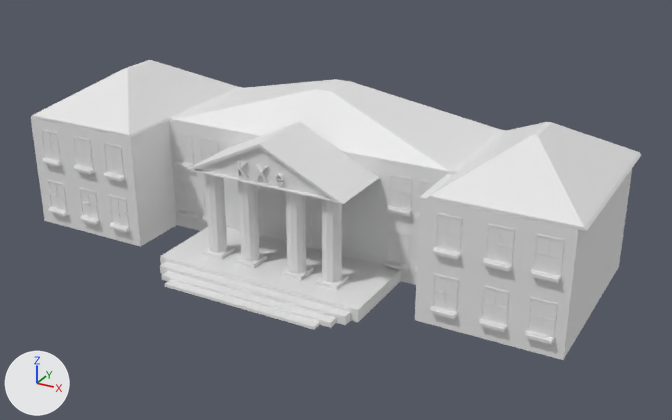
An edit to the Blender file ISUGDCF16/Assets/Models/FratHouse.blend, drawn before and after from the same camera.
Both versions are drawn from a 50 mm camera at (21.5, -38.8, 20.8) aimed at (1.6, -2.7, 2.7). Every picture has the same lights, and +X, +Y and +Z are marked at lower left. Text is drawn in Blender's own font.
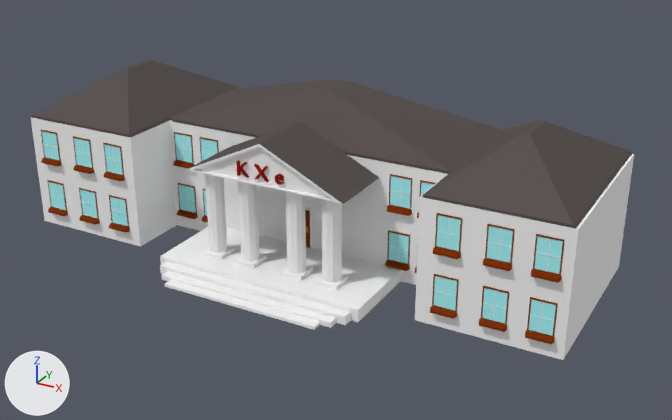
What differs and where, as boxes (x1, y1, x2, y2) in the pictures (672 x 420 px):
'Cube.008', reshaped, modifiers changed: before (31, 60, 641, 231); after (31, 60, 632, 228)
part 1 of me_cube_009, added: after (308, 80, 501, 174)
part 2 of me_cube_009, added: after (422, 121, 632, 228)
part 3 of me_cube_009, recoloured (white to grey): before (31, 60, 641, 231); after (31, 60, 343, 138)
part 4 of me_cube_002, recoloured (white to grey): (188, 122, 380, 204) in both
part 5 of me_cube_002, recoloured (grey to white): (186, 144, 342, 204) in both
part 6 of me_cube_010, recoloured (grey to cyan): (42, 131, 218, 226) in both
part 7 of me_cube_010, recoloured (grey to cyan): (390, 176, 563, 274) in both
part 8 of me_cube_010, recoloured (grey to cyan): (389, 232, 556, 336) in both
part 9 of me_cube_010, recoloured: (50, 183, 207, 220) in both
part 10 of me_cube_010, recoloured: (43, 136, 215, 171) in both
part 11 of me_cube_010, recoloured: (390, 239, 554, 333) in both
part 12 of me_cube_010, recoloured: (390, 178, 560, 271) in both
part 13 of me_cube_010, recoloured (white to brown): (41, 129, 564, 344) in both

The change in detail:
Material 'Material.001' (mat_material_001) is new.
Its base color is (0.319, 0.00913, 0.00561) (red #991811).
Material 'Material.003' (mat_material_003) is new.
Its base color is (0.93, 0.93, 0.93) (white #f7f7f7).
Material 'Material.005' (mat_material_005) is new.
Its base color is (0.246, 0.0406, 0.00522) (brown #883910).
Material 'Material.004' (mat_material_004) is new.
Its base color is (0.386, 0.939, 0.973) (cyan #a7f8fc).
Material 'Material.002' (mat_material_002) is new.
Its base color is (0.107, 0.0908, 0.0887) (dark grey #5c5554).
me_cube_009 is used by ob_cube_008; location (0.0, 0.0, 8.03).
me_cube_009 had 32 vertices, 23 faces and spanned x -14.37..0.01, y -6.2..3.24, z -2.11..0.02.
me_cube_009 now has 64 vertices, 46 faces and spans x -14.37..13.95, y -6.2..3.24, z -2.11..0.02.
me_cube_009 part 1: the loose piece of 20 vertices spanning x -7.88..0.01, y -3.24..3.24, z -2.11..0.01 is copied, and the copy is mirrored in x about the mesh origin, in mat_material_002 (dark grey #5c5554); it spans x -0.01..7.88, y -3.24..3.24, z -2.11..0.01.
me_cube_009 part 2: the loose piece of 12 vertices spanning x -14.37..-7.8, y -6.2..3.21, z -2.11..0.02 is copied, and the copy is scaled about its middle by (-0.976, 1, 1), then moved by (21.83, 0.0, 0.0), in mat_material_002 (dark grey #5c5554); it spans x 7.54..13.95, y -6.2..3.21, z -2.11..0.02.
me_cube_009 part 3: 23 faces spanning x -14.37..0.01, y -6.2..3.24, z -2.11..0.02 switch from no material to mat_material_002 (dark grey #5c5554).
me_cube_002 has 12 vertices, 11 faces and spans x -4.18..4.18, y -1.62..1.87, z -1.0..1.0.
me_cube_002 is used by ob_cube_001; location (0.0, -5.11, 6.1).
me_cube_002 part 4: all 3 faces centred in x -2.09..2.09, y 0.12..1.87, z -0.33..0.0 switch from no material to mat_material_002 (dark grey #5c5554).
me_cube_002 part 5: all 8 faces centred in x -1.98..1.98, y -1.62..0.12, z -1.0..-0.02 switch from no material to mat_material_003 (white #f7f7f7).
me_cube_010 has 960 vertices, 760 faces and spans x -1.0..26.4, y -0.2..3.0, z -3.7..0.9.
me_cube_010 is used by ob_cube_009; location (-12.78, -6.25, 4.48).
me_cube_010 part 6: 137 of the faces centred in x -0.9..7.9, y 0.0..3.0, z -3.4..0.8 switch from no material to mat_material_004 (cyan #a7f8fc).
me_cube_010 part 7: 50 of the faces centred in x 18.0..25.8, y 0.0..3.0, z 0.1..0.8 switch from no material to mat_material_004 (cyan #a7f8fc).
me_cube_010 part 8: 40 of the faces centred in x 18.0..25.8, y 0.0..3.0, z -2.7 switch from no material to mat_material_004 (cyan #a7f8fc).
me_cube_010 part 9: 10 of the faces centred in x -0.4..7.4, y 0.0..3.0, z -2.7 switch from no material to mat_material_003 (white #f7f7f7).
me_cube_010 part 10: 10 of the faces centred in x -0.4..7.4, y 0.0..3.0, z 0.1 switch from no material to mat_material_003 (white #f7f7f7).
me_cube_010 part 11: 10 of the faces centred in x 18.0..25.8, y 0.0..3.0, z -2.7 switch from no material to mat_material_003 (white #f7f7f7).
me_cube_010 part 12: 10 of the faces centred in x 18.0..25.8, y 0.0..3.0, z 0.1 switch from no material to mat_material_003 (white #f7f7f7).
me_cube_010 part 13: 493 of the faces centred in x -1.0..26.4, y -0.2..3.0, z -3.7..0.9 switch from no material to mat_material_005 (brown #883910).
Text 'Text' (txt_text) now uses material mat_material_001 (red #991811).
Object 'Cube.008' (ob_cube_008) loses its MIRROR modifier named 'Mirror'.
